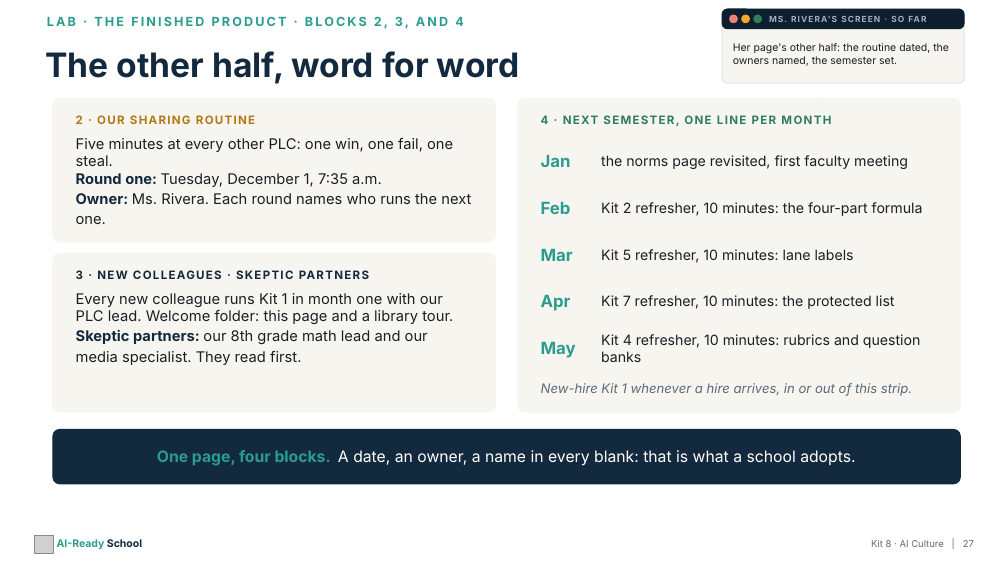
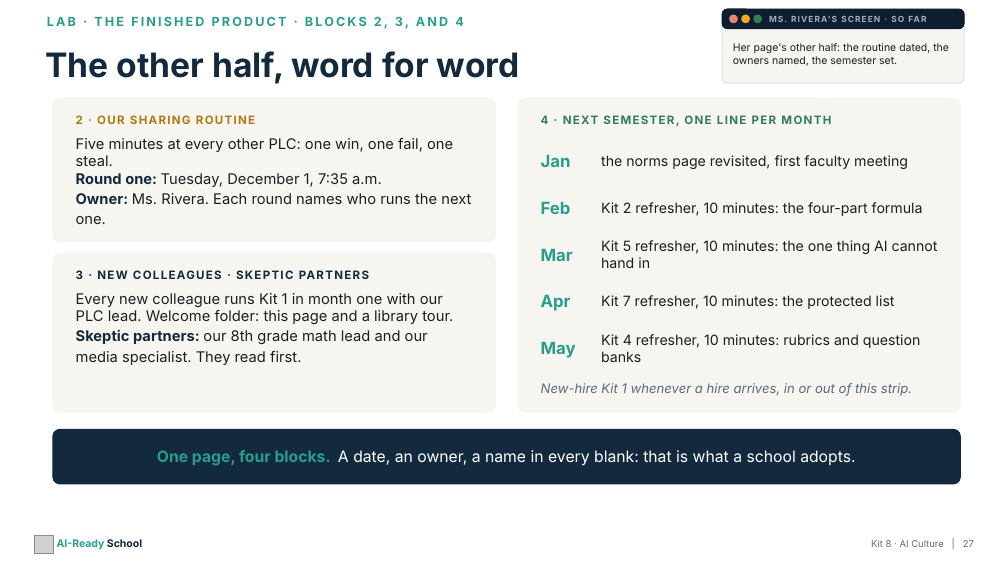
Before and after one commit to aspinozzi1/Ai-School-Ready, a slide deck: slide 27 of kits/kit08/Kit08_PresentationDeck.pptx. Drawn at 1008x567 pixels with LibreOffice and Linux fonts; fonts in the diff are those of the drawing; grey boxes stand for pictures. Boxes give left, top, right and bottom in pixels: in the first picture for what was removed or moved away, otherwise in the second. Text is boxed around its words. In the diff, an @@ line names an element or a change of style, - is before the commit and + after.

```diff
--- a/kits/kit08/Kit08_PresentationDeck.pptx
+++ b/kits/kit08/Kit08_PresentationDeck.pptx
@@ text at box(601, 240, 938, 268): text changed @@
-Kit 5 refresher, 10 minutes: lane labels
+Kit 5 refresher, 10 minutes: the one thing AI cannot hand in
```
Also in this commit, not shown: 4 other slides changed, 6 other files.
